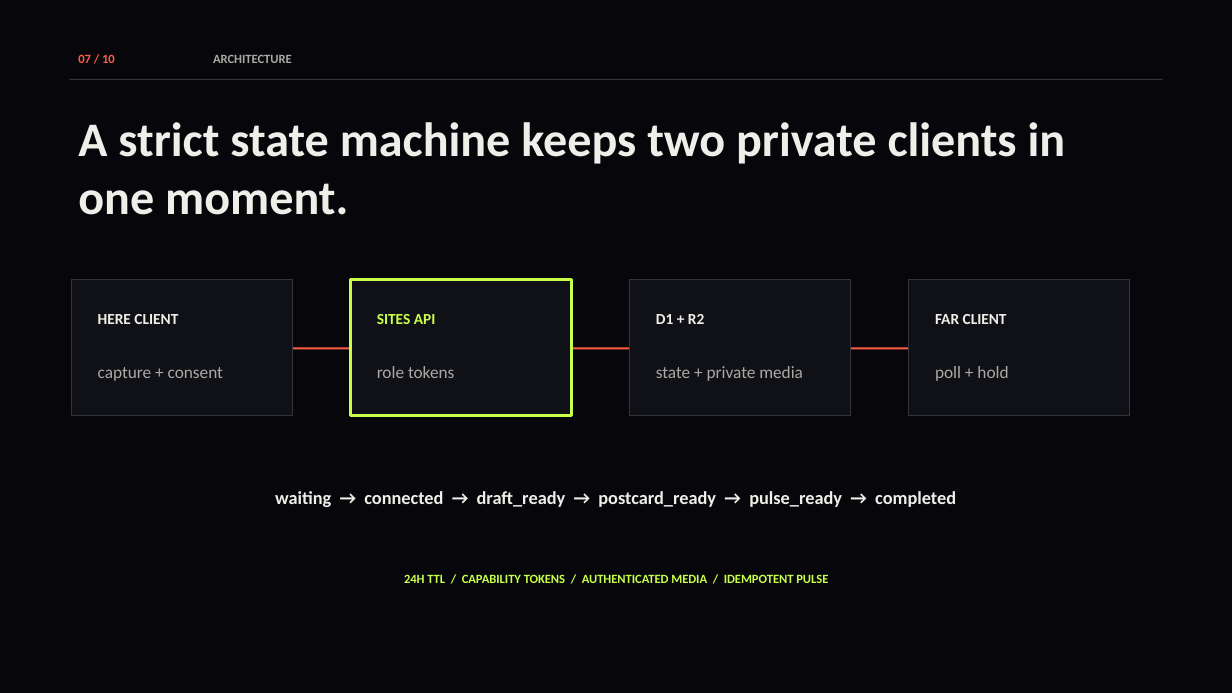
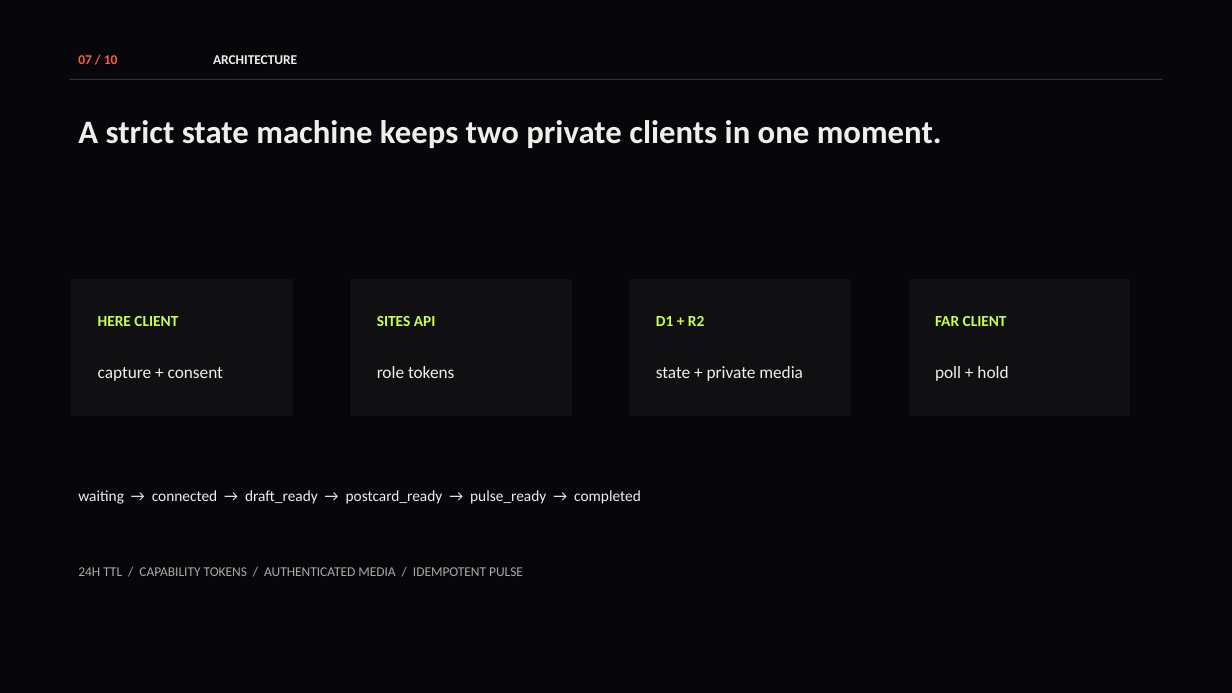
Before and after one commit to vnmoorthy/same-sky, a slide deck: slide 7 of docs/Same-Sky-Hackathon-Deck.pptx. Drawn at 1232x693 pixels with LibreOffice and Linux fonts; fonts in the diff are those of the drawing. Boxes give left, top, right and bottom in pixels: in the first picture for what was removed or moved away, otherwise in the second. Text is boxed around its words. In the diff, an @@ line names an element or a change of style, - is before the commit and + after.

```diff
--- a/docs/Same-Sky-Hackathon-Deck.pptx
+++ b/docs/Same-Sky-Hackathon-Deck.pptx
@@ text "07 / 10" at (78,55,118,64): size 9.8 to 10.5 pt @@
@@ text "ARCHITECTURE" at (213,55,297,64): size 9.8 to 10.5 pt, text colour #AAA9A3 to #F0EEE8 @@
@@ text "A strict state machine keeps ..." at (78,120,942,148): size 37.5 to 25.5 pt @@
@@ rectangle at (350,279,572,416): fill #101116 to #F0EEE8 at 4% opacity; outline #C8FF4A 2.25 pt to none @@
@@ fill #101116 to #F0EEE8 at 4% opacity; outline #353539 0.75 pt to none in 3 elements at (71,279,293,416), (629,279,851,416), (909,279,1130,416) @@
@@ text colour #F0EEE8 to #C8FF4A in 3 elements at (98,316,178,326), (656,316,704,326), (935,316,1007,326) @@
@@ rectangle removed at (164,348,1068,349) @@
@@ text colour #AAA9A3 to #F0EEE8 in 4 elements at (98,367,223,381), (377,366,454,378), (656,366,803,381), (935,366,1008,381) @@
@@ text "waiting → connected → draft_ready ..." at (78,490,641,504): size 14.2 to 12 pt, bold off; alignment centre to left @@
@@ text "24H TTL / CAPABILITY TOKENS ...": place and size @@
-text "24H TTL / CAPABILITY TOKENS ..." at (404,574,828,583)
+text "24H TTL / CAPABILITY TOKENS ..." at (78,567,523,576)
@@ text "24H TTL / CAPABILITY TOKENS ..." at (78,567,523,576): size 9.8 to 10.5 pt, text colour #C8FF4A to #AAA9A3, bold off; alignment centre to left @@
```
Also in this commit, not shown: 9 other slides changed, 5 other files.
